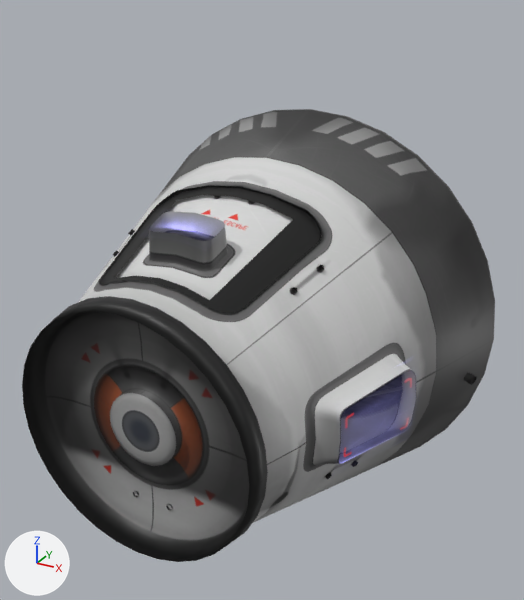
Two versions of the Blender file SourceFiles/ArcAero_Wyvern_Everythingtest.blend, one commit apart.
The view is the same before and after, from a 50 mm camera at (1.64, -3.19, 1.68) aimed at (-0.06, -0.1, 0.14). The lights are fixed; the arrows at lower left show +X, +Y and +Z. Objects named as collision shapes, trigger or cutter boxes, shadow casters or lower levels of detail are left out.

Names of what the first picture shows: 'interior', 'windows'.
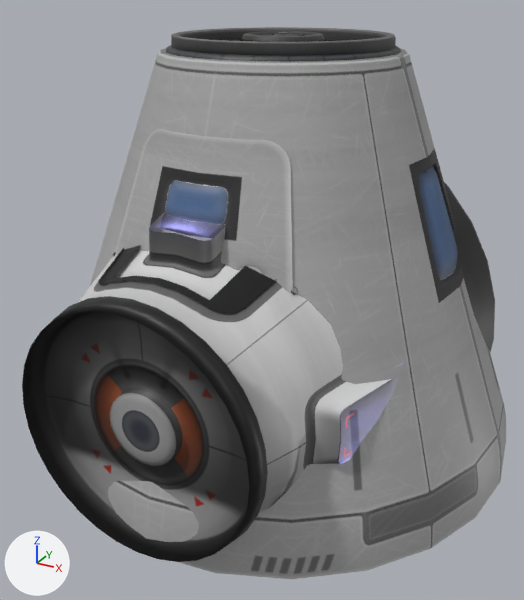
Edits to the bpy script that builds the scene:
```text
Add img_arcaero_wyvern_capsule_dif_png:
    img_arcaero_wyvern_capsule_dif_png = load_image('ArcAero_Wyvern_Capsule_DIF.png', 'ArcAero_Wyvern_Capsule_DIF.png', 1024, 1024, 'sRGB')
Add mat_arcaero_wyvern_windows:
    mat_arcaero_wyvern_windows = bpy.data.materials.new('ArcAero_Wyvern_Windows')
    # colours: white #ffffda, black #000000
    # uses the picture img_arcaero_wyvern_capsule_dif_png
Add mat_arcaero_wyvern_capsule:
    mat_arcaero_wyvern_capsule = bpy.data.materials.new('ArcAero_Wyvern_Capsule')
    # uses the picture img_arcaero_wyvern_capsule_dif_png
Add ob_pod_windows:
    ob_pod_windows = bpy.data.objects.new('Pod_Windows', me_pod_windows.copy())  # the mesh of ob_pod_windows
    ob_pod_windows.parent = ob_arcaero_wyvern_capsule
    ob_pod_windows.location = (0.0, 0.0, 0.0)
    ob_pod_windows.rotation_euler = (0.0, 0.0, -3.142)  # degrees (0, 0, -180)
Add ob_arcaero_wyvern_capsule:
    ob_arcaero_wyvern_capsule = bpy.data.objects.new('ArcAero_Wyvern_Capsule', None)
    ob_arcaero_wyvern_capsule.location = (0.0, 0.0, 0.0)
Add ob_pod:
    ob_pod = bpy.data.objects.new('Pod', me_pod.copy())  # the mesh of ob_pod
    ob_pod.parent = ob_arcaero_wyvern_capsule
    ob_pod.location = (0.0, 0.0, 0.0)
    ob_pod.rotation_euler = (0.0, 0.0, -3.142)  # degrees (0, 0, -180)
```

Where the change shows, as pixel boxes (x1, y1, x2, y2) in the pictures (524 x 600 px):
'Pod', added
    after: (90, 27, 506, 579)
'Pod_Windows', added
    after: (165, 167, 458, 280)
